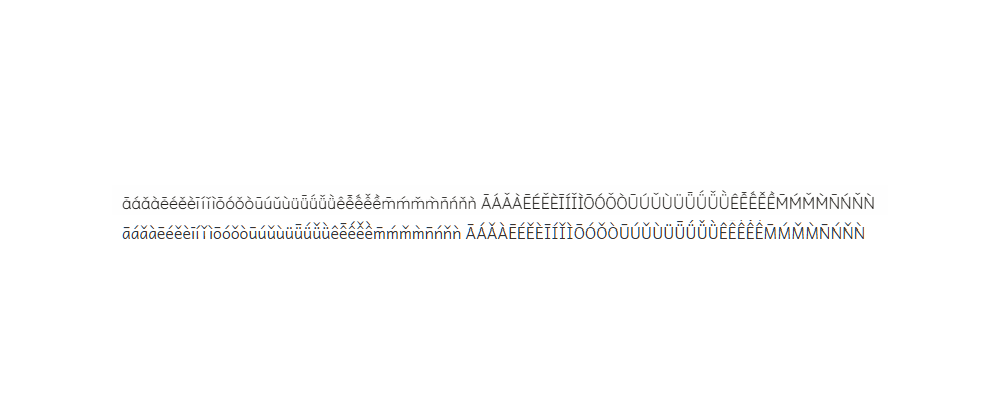
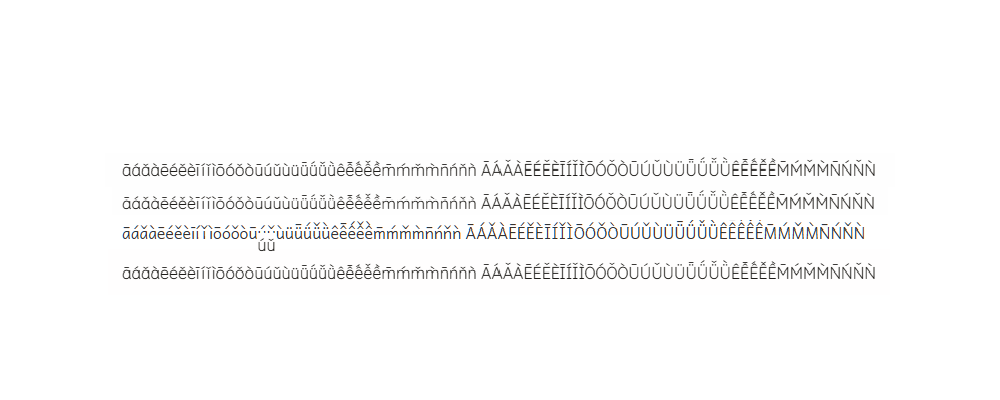
Layers edited between the first and the second 1000 × 400 image:
added layer "Layer 5" above "Layer 4" over box(258, 233, 276, 252)
added layer "Layer 4" above "Layer 3" over box(122, 249, 875, 280)
added layer "Layer 3" above "Layer 2" over box(122, 157, 875, 177)
